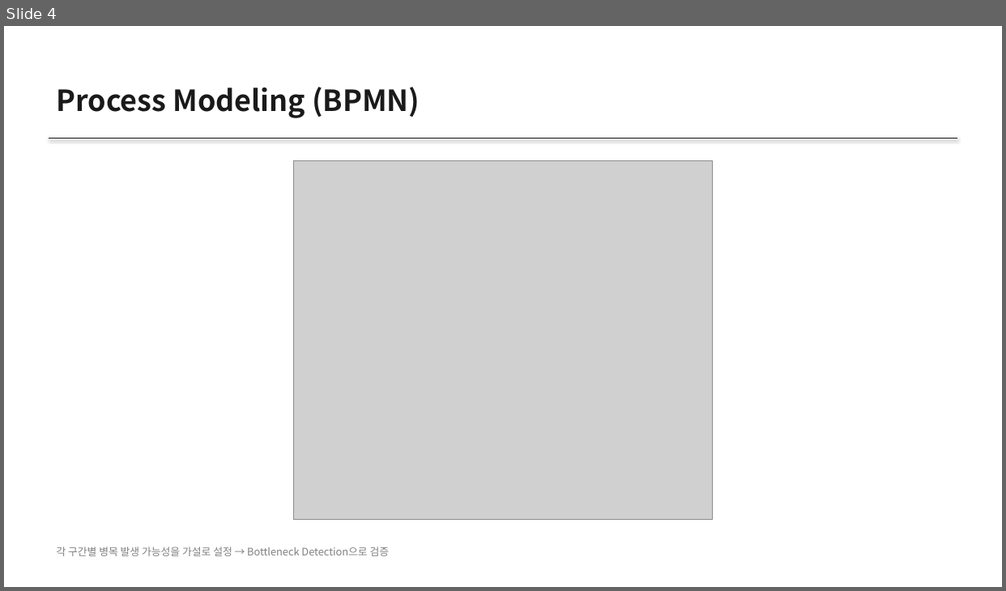
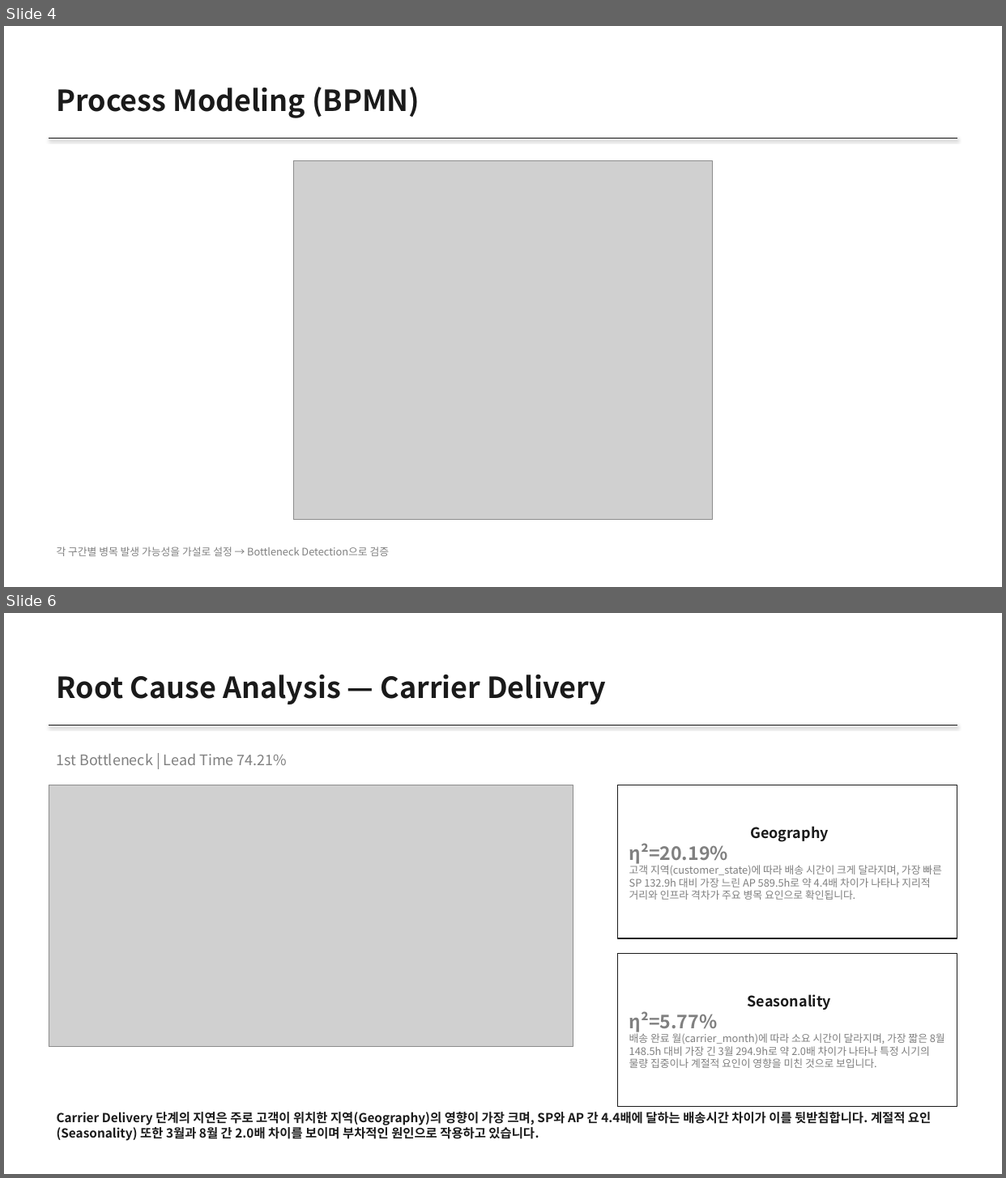
Before and after one commit to JunheePark0224/Olist-BPM-Agent, a slide deck: agent/outputs/executive_report.pptx. Shown one above the other, each under a label of ours: slide 4 before the commit, slides 4 and 6 after it; the slides between them are not shown. The pictures are 1006x591 and 1006x1178 pixels, drawn with LibreOffice and Linux fonts; fonts in the diff are those of the drawing; grey boxes stand for pictures. Boxes give left, top, right and bottom in pixels: in the first picture for what was removed or moved away, otherwise in the second. Text is boxed around its words. In the diff, an @@ line names an element or a change of style, - is before the commit and + after.

```diff
--- a/agent/outputs/executive_report.pptx
+++ b/agent/outputs/executive_report.pptx
@@ slide 6 added at [4, 613, 1002, 1174], background #FFFFFF @@
@@ text added at [57, 675, 606, 705], 28 pt, text #1A1A1A, bold @@
+Root Cause Analysis — Carrier Delivery
@@ line added from (49, 726) to (957, 726), #1A1A1A 1.25 pt @@
@@ text added at [57, 754, 288, 765], 14 pt, text #808080 @@
+1st Bottleneck | Lead Time 74.21%
@@ picture added at [49, 786, 573, 1047] @@
@@ rectangle added at [618, 786, 957, 939], outline #1A1A1A 1 pt, 10 pt, text #808080 @@
+Geography
+η²=20.19%
+고객 지역(customer_state)에 따라 배송 시간이 크게 달라지며, 가장 빠른 SP 132.9h 대비 가장 느린 AP 589.5h로 약 4.4배 차이가 나타나 지리적 거리와 인프라 격차가 주요 병목 요인으로 확인됩니다.
@@ rectangle added at [618, 954, 957, 1107], outline #1A1A1A 1 pt, 10 pt, text #808080 @@
+Seasonality
+η²=5.77%
+배송 완료 월(carrier_month)에 따라 소요 시간이 달라지며, 가장 짧은 8월 148.5h 대비 가장 긴 3월 294.9h로 약 2.0배 차이가 나타나 특정 시기의 물량 집중이나 계절적 요인이 영향을 미친 것으로 보입니다.
@@ text added at [57, 1112, 931, 1141], 12 pt, text #1A1A1A, bold @@
+Carrier Delivery 단계의 지연은 주로 고객이 위치한 지역(Geography)의 영향이 가장 크며, SP와 AP 간 4.4배에 달하는 배송시간 차이가 이를 뒷받침합니다. 계절적 요인(Seasonality) 또한 3월과 8월 간 2.0배 차이를 보이며 부차적인 원인으로 작용하고 있습니다.
```
Also in this commit, not shown: 7 slides changed, 1 other slide added, 2 slides removed, 33 other files.
